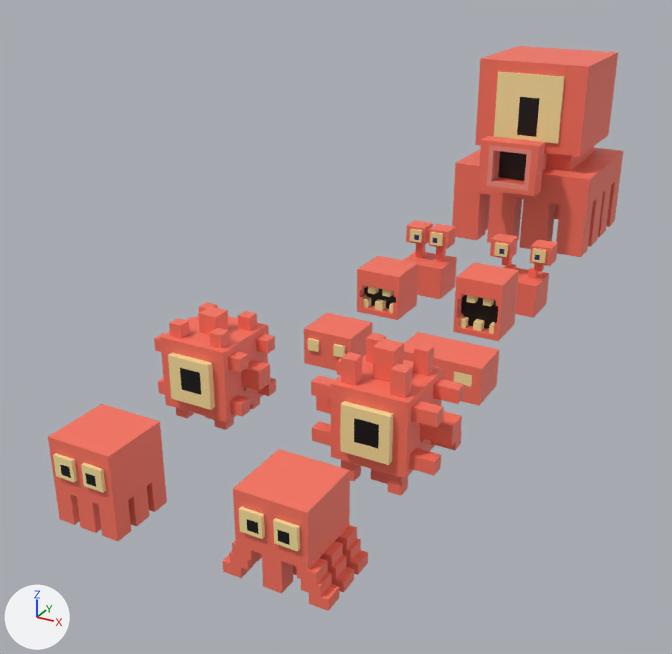
The COLLADA model Assets/Models/squids_monsters.dae: old version first, new version second.
One viewpoint serves both versions: a 50 mm lens placed at (2.64, -2.51, 1.41), pointed at (1.15, 0.18, 0.06). The lights are fixed; the arrows at lower left show +X, +Y and +Z.

In view in the first picture: 'BIG_GUY', 'eyes', 'eyes_1', 'googly_eyes', 'googly_eyes_1', 'sponge_face', 'sponge_face_1', 'squidy', 'squidy_1', 'teethy', 'teethy_1'.
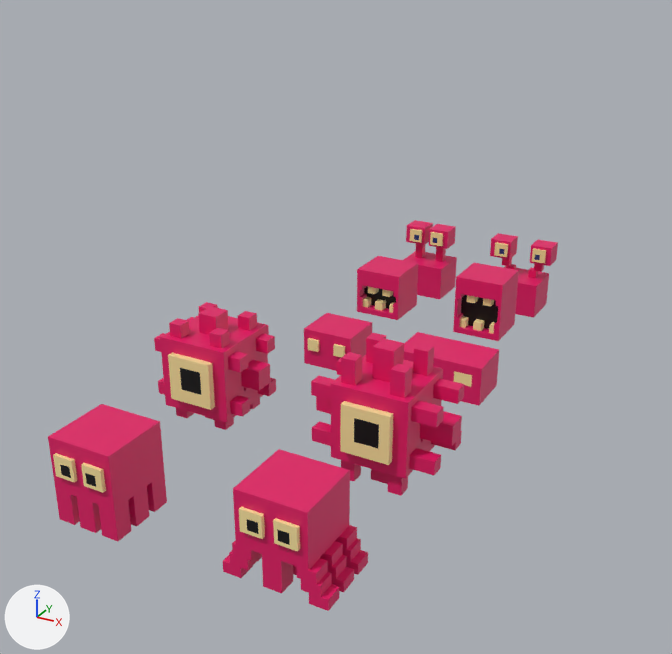
Pixel boxes (x1, y1, x2, y2) of what changed, in the pictures (672 x 654 px):
'BIG_GUY', deleted
    before: (452, 46, 623, 257)
part 1 of me_squidy, recoloured (red to pink)
    both: (48, 404, 167, 541)
part 2 of me_teethy, recoloured (red to pink)
    both: (357, 256, 418, 320)
part 3 of me_sponge_face, recoloured (red to pink)
    both: (154, 302, 276, 430)
part 4 of me_eyes, recoloured (red to pink)
    both: (304, 313, 372, 371)
part 5 of me_googly_eyes, recoloured (red to pink)
    both: (404, 220, 457, 299)
part 6 of me_squidy_1, recoloured
    both: (223, 449, 368, 611)
part 7 of me_teethy_1, recoloured
    both: (453, 263, 519, 341)
part 8 of me_sponge_face_1, recoloured (red to pink)
    both: (311, 333, 464, 496)
part 9 of me_eyes_1, recoloured
    both: (403, 332, 499, 406)
part 10 of me_googly_eyes_1, recoloured
    both: (490, 233, 558, 318)

The edits, one by one:
me_squidy has 112 vertices, 220 faces and spans x -0.095..0.095, y -0.1..0.1, z -0.12..0.12.
me_squidy is used by ob_squidy; location (1.175, -1.04, 0.14).
me_squidy part 1: 168 faces centred in x -0.095..0.095, y -0.09..0.1, z -0.12..0.12 are repainted in the vertex colours; the middle colour goes from red #fc7460 to pink #e31265.
me_teethy has 84 vertices, 164 faces and spans x -0.085..0.085, y -0.085..0.085, z -0.085..0.085.
me_teethy is used by ob_teethy; location (1.225, 0.455, 0.135).
me_teethy part 2: 96 faces centred in x -0.085..0.085, y -0.085..0.085, z -0.085..0.085 are repainted in the vertex colours; the middle colour goes from red #fc7460 to pink #e31265.
me_sponge_face has 286 vertices, 568 faces and spans x -0.17..0.17, y -0.15..0.15, z -0.17..0.17.
me_sponge_face is used by ob_sponge_face; location (1.13, -0.49, 0.2).
me_sponge_face part 3: 542 faces centred in x -0.17..0.17, y -0.13..0.15, z -0.17..0.17 are repainted in the vertex colours; the middle colour goes from red #fc7460 to pink #e31265.
me_eyes has 28 vertices, 52 faces and spans x -0.09..0.09, y -0.09..0.08, z -0.065..0.065.
me_eyes is used by ob_eyes; location (1.23, 0.06, 0.065).
me_eyes part 4: 32 faces centred in x -0.09..0.09, y -0.08..0.08, z -0.065..0.065 are repainted in the vertex colours; the middle colour goes from red #fc7460 to pink #e31265.
me_googly_eyes has 92 vertices, 180 faces and spans x -0.09..0.09, y -0.08..0.08, z -0.135..0.135.
me_googly_eyes is used by ob_googly_eyes; location (1.23, 0.83, 0.135).
me_googly_eyes part 5: 128 faces centred in x -0.09..0.09, y -0.08..0.08, z -0.135..0.135 are repainted in the vertex colours; the middle colour goes from red #fc7460 to pink #e31265.
me_squidy_1 has 220 vertices, 436 faces and spans x -0.135..0.145, y -0.1..0.1, z -0.12..0.12.
me_squidy_1 is used by ob_squidy_1; location (1.695, -1.01, 0.14).
me_squidy_1 part 6: 384 faces centred in x -0.135..0.145, y -0.09..0.1, z -0.12..0.12 are repainted in the vertex colours; the middle colour goes from red #fc7460 to pink #e31265.
me_teethy_1 has 84 vertices, 164 faces and spans x -0.085..0.085, y -0.085..0.085, z -0.085..0.125.
me_teethy_1 is used by ob_teethy_1; location (1.615, 0.455, 0.135).
me_teethy_1 part 7: 96 faces centred in x -0.085..0.085, y -0.085..0.085, z -0.085..0.125 are repainted in the vertex colours; the middle colour goes from red #fc7460 to pink #e31265.
me_sponge_face_1 has 286 vertices, 568 faces and spans x -0.2..0.2, y -0.15..0.15, z -0.2..0.2.
me_sponge_face_1 is used by ob_sponge_face_1; location (1.7, -0.51, 0.2).
me_sponge_face_1 part 8: 542 faces centred in x -0.2..0.2, y -0.13..0.15, z -0.2..0.2 are repainted in the vertex colours; the middle colour goes from red #fc7460 to pink #e31265.
me_eyes_1 has 20 vertices, 36 faces and spans x -0.14..0.15, y -0.08..0.08, z -0.065..0.065.
me_eyes_1 is used by ob_eyes_1; location (1.63, 0.06, 0.065).
me_eyes_1 part 9: 32 faces centred in x -0.14..0.15, y -0.08..0.08, z -0.065..0.065 are repainted in the vertex colours; the middle colour goes from red #fc7460 to pink #e31265.
me_googly_eyes_1 has 124 vertices, 244 faces and spans x -0.12..0.12, y -0.08..0.08, z -0.135..0.135.
me_googly_eyes_1 is used by ob_googly_eyes_1; location (1.62, 0.83, 0.135).
me_googly_eyes_1 part 10: 192 faces centred in x -0.12..0.12, y -0.08..0.08, z -0.135..0.135 are repainted in the vertex colours; the middle colour goes from red #fc7460 to pink #e31265.
Object 'BIG_GUY' (ob_big_guy) is deleted.
